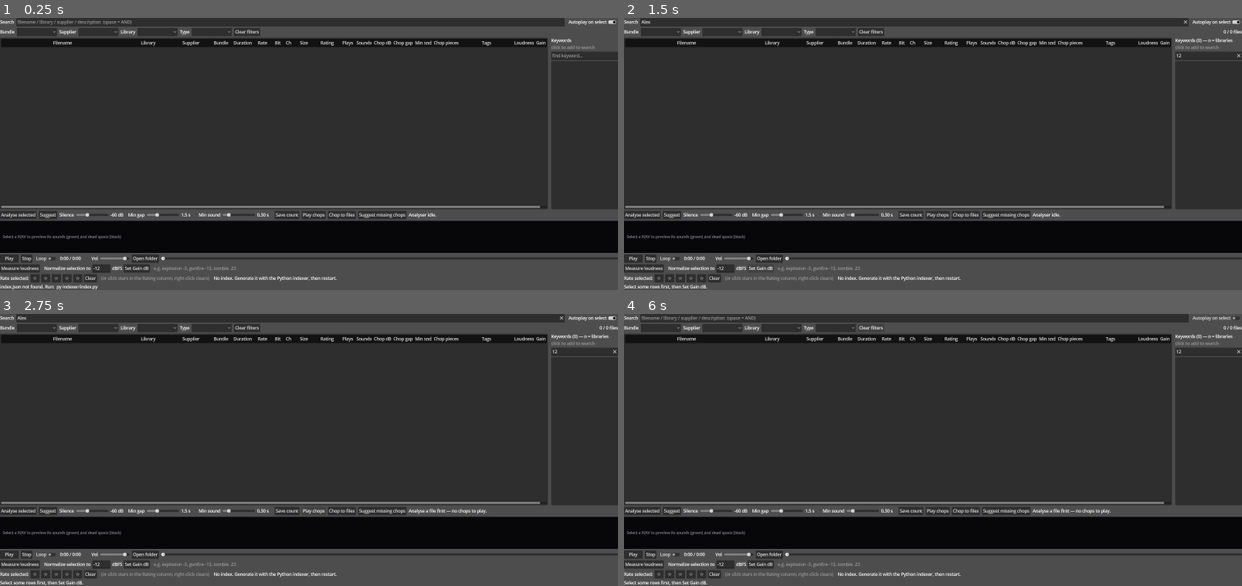
Above: before the commit, frames 1-4 (two rows, left to right).
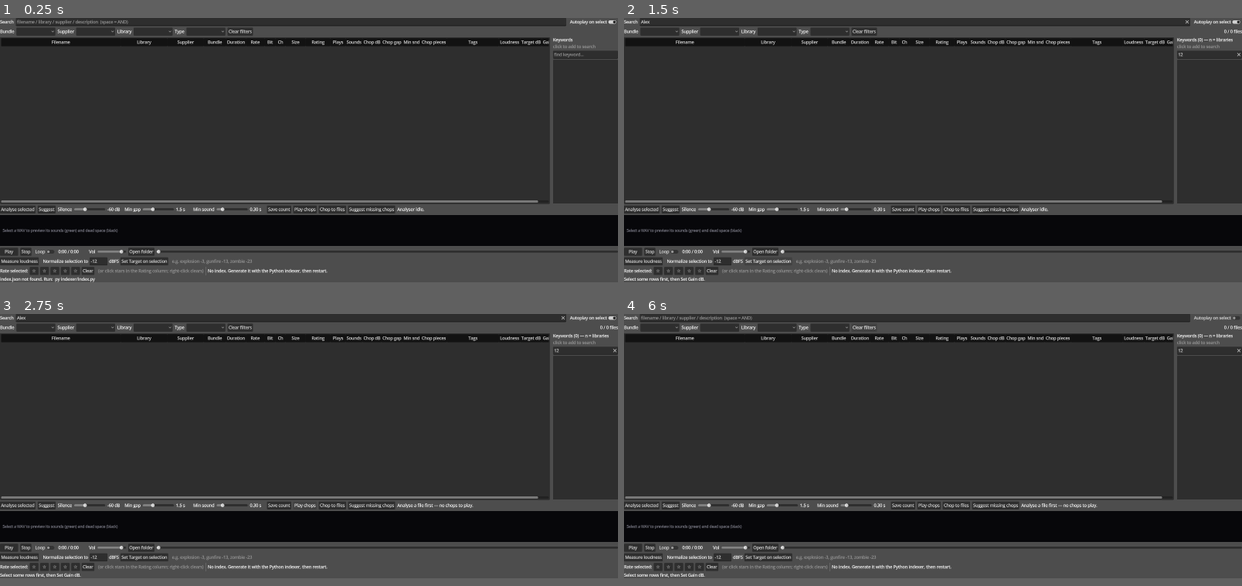
Above: after the commit, the same moments.

Repository: benedictcarter/sound_lib
Game: Godot game, scene res://main.tscn
The game is run twice, just before and just after one commit, with the same random seed, the same clock (stepped at 60 frames per second) and the same inputs.
Inputs (mouse positions are in pixels of both pictures, inside the frame that each line leads up to):
- Up to frame 1 (0.25 s): no input
- Up to frame 2 (1.5 s): click (914, 23) at 0.52 s; type "Alex" at 0.6 s; click (1211, 56) at 0.75 s; type "12" at 0.83 s; click "Set Gain dB" (after the commit: "Set Target on selection") at 1.25 s
- Up to frame 3 (2.75 s): click "Play chops" at 2 s
- Up to frame 4 (6 s): click "Play chops" at 2.75 s; click "Play" at 3.5 s; click "Play" at 4.25 s; click "Autoplay on select" at 5 s; click "Clear filters" at 5.75 s
In our replay, the window is 800x352 before the commit and 800x342 after it. These sizes can differ from the game's own. Grey fills any space a smaller window leaves; there, only what the larger window draws over its background counts as a difference.

The runs differ from the first frame. In frame 1, 12% of the frame differs, in the area x 0-100%, y 0-100%; in frame 2, 12%; in frame 3, 12%; in frame 4, 12%.

Commit message:
Add persistent Target dB column (loudness target -> auto Gain dB, clip-safe)
Target dB (userdata target_db, editable) is the desired LOUDNESS a track should
play at. It auto-drives Gain dB = clamp(target - measured_rms, capped at -peak)
so it never clips -- _apply_target_to_gain runs on edit (_on_target_db_edited),
bulk type/paste (_cell_set), 'Set Target on selection' (_normalize_selection),
and after re-measuring loudness (_recompute_targets in _lm_finished). Userdata
writes are batched (helper is memory-only; callers save once). _target_gain
returns [gain, capped]; clearing a target erases the key (getter treats
null/missing as unset).

Key concept baked into the UX: peak != loudness, so balance by matching loudness
(equal Target), not peak; peak is only the clip guard.

Co-Authored-By: Claude Opus 4.8 <noreply@anthropic.com>

Diff:
--- a/app/main.gd
+++ b/app/main.gd
@@ -22,30 +22,31 @@
 const COL_CHOP_N := 15  # resulting chop pieces at those settings (chopping.json)
 const COL_TAGS := 16    # user data (your own keywords; editable inline)
 const COL_LOUDNESS := 17 # measured integrated loudness, dBFS (loudness.json; read-only)
-const COL_GAIN_DB := 18 # user data: per-track playback gain in dB (for level balancing)
-const COL_COUNT := 19
+const COL_TARGET_DB := 18 # user data: desired loudness (dBFS); auto-fills Gain dB
+const COL_GAIN_DB := 19 # user data: per-track applied playback gain in dB
+const COL_COUNT := 20
 
 const COL_TITLES := [
 	"Filename", "Library", "Supplier", "Bundle",
 	"Duration", "Rate", "Bit", "Ch", "Size", "Rating", "Plays", "Sounds",
-	"Chop dB", "Chop gap", "Min snd", "Chop pieces", "Tags", "Loudness", "Gain dB",
+	"Chop dB", "Chop gap", "Min snd", "Chop pieces", "Tags", "Loudness", "Target dB", "Gain dB",
 ]
 # Which record field each column sorts/reads. Bundle, Rating, Plays, Sounds,
-# Chop dB/gap/snd/pieces, Tags, Loudness and Gain dB are special-cased in _sort_value.
+# Chop dB/gap/snd/pieces, Tags, Loudness, Target dB and Gain dB are special-cased.
 const COL_FIELD := [
 	"filename", "library", "supplier", "bundle",
-	"duration", "sample_rate", "bit_depth", "channels", "size", "", "", "", "", "", "", "", "", "", "",
+	"duration", "sample_rate", "bit_depth", "channels", "size", "", "", "", "", "", "", "", "", "", "", "",
 ]
 const NUMERIC_COLS := [COL_DURATION, COL_RATE, COL_BIT, COL_CH, COL_SIZE,
 	COL_RATING, COL_PLAYS, COL_SOUNDS, COL_CHOP_DB, COL_CHOP_GAP, COL_CHOP_SND, COL_CHOP_N,
-	COL_LOUDNESS, COL_GAIN_DB]
+	COL_LOUDNESS, COL_TARGET_DB, COL_GAIN_DB]
 # Columns that support spreadsheet-style multi-cell editing (copy/paste/Del/type
 # across a selection). Driven by the SELECTED column, not hard-wired to Tags.
-const SEL_EDIT_COLS := [COL_TAGS, COL_GAIN_DB]
+const SEL_EDIT_COLS := [COL_TAGS, COL_TARGET_DB, COL_GAIN_DB]
 # Columns you can edit (inline or by clicking) — tinted a touch lighter so the
 # editable cells stand out from the read-only metadata.
 const EDITABLE_COLS := [COL_RATING, COL_CHOP_DB, COL_CHOP_GAP, COL_CHOP_SND,
-	COL_TAGS, COL_GAIN_DB]
+	COL_TAGS, COL_TARGET_DB, COL_GAIN_DB]
 const EDIT_CELL_BG := Color(1, 1, 1, 0.08)   # subtle lighter overlay on editable cells
 
 # Tokens ignored by the keyword analysis: English filler + audio/file-format
@@ -69,7 +70,7 @@
 const KW_MIN_LEN := 2       # ignore 1-char tokens
 
 # Default column widths (indices match COL_*). Columns are resizable at runtime.
-const COL_DEFAULT_W := [460, 180, 140, 85, 65, 72, 42, 38, 78, 95, 58, 60, 70, 72, 70, 80, 200, 82, 64]
+const COL_DEFAULT_W := [460, 180, 140, 85, 65, 72, 42, 38, 78, 95, 58, 60, 70, 72, 70, 80, 200, 82, 66, 64]
 const COL_MIN_W := 28       # smallest a column can be dragged to
 const RESIZE_GRAB := 6      # px tolerance around a divider to start a resize
 
@@ -526,9 +527,9 @@
 	dbfs_lab.text = "dBFS"
 	lbar.add_child(dbfs_lab)
 	var norm_btn := Button.new()
-	norm_btn.text = "Set Gain dB"
-	norm_btn.tooltip_text = "Set Gain dB on the selected rows so each plays at the " \
-		+ "target loudness (capped so nothing clips). Needs measured loudness."
+	norm_btn.text = "Set Target on selection"
+	norm_btn.tooltip_text = "Set this Target dB on the selected rows (and recompute " \
+		+ "their Gain dB to hit it, capped so nothing clips). Needs measured loudness."
 	norm_btn.pressed.connect(_normalize_selection)
 	lbar.add_child(norm_btn)
 
@@ -957,6 +958,9 @@
 		return _get_tags(rec)
 	if col == COL_GAIN_DB:
 		return _get_gain_db(rec)
+	if col == COL_TARGET_DB:
+		var t := _get_target_db(rec)
+		return t if not is_nan(t) else -999.0
 	if col == COL_LOUDNESS:
 		var r := _loudness_rms(rec)
 		return r if not is_nan(r) else -999.0
@@ -1024,7 +1028,7 @@
 		_apply_loudness_cell(it, rec)
 		for c in [COL_DURATION, COL_RATE, COL_BIT, COL_CH, COL_SIZE, COL_PLAYS,
 				COL_SOUNDS, COL_CHOP_DB, COL_CHOP_GAP, COL_CHOP_SND, COL_CHOP_N,
-				COL_LOUDNESS, COL_GAIN_DB]:
+				COL_LOUDNESS, COL_TARGET_DB, COL_GAIN_DB]:
 			it.set_text_alignment(c, HORIZONTAL_ALIGNMENT_RIGHT)
 		for c in EDITABLE_COLS:                 # tint editable cells a touch lighter
 			it.set_custom_bg_color(c, EDIT_CELL_BG)
@@ -1050,12 +1054,17 @@
 	it.set_text(COL_TAGS, _get_tags(rec))
 	it.set_editable(COL_TAGS, true)            # double-click to edit
 	it.set_tooltip_text(COL_TAGS, "Double-click to edit. Separate keywords with spaces or commas.")
+	it.set_text(COL_TARGET_DB, _fmt_target(_get_target_db(rec)))
+	it.set_editable(COL_TARGET_DB, true)
+	it.set_tooltip_text(COL_TARGET_DB,
+		"Desired loudness (dBFS, ≤ 0). The app sets Gain dB so this track plays at " \
+		+ "that loudness — capped so it never clips. Set the same target on sounds " \
+		+ "you want equally loud (needs measured Loudness). Blank = use Gain dB directly.")
 	it.set_text(COL_GAIN_DB, _fmt_gain(_get_gain_db(rec)))
 	it.set_editable(COL_GAIN_DB, true)
 	it.set_tooltip_text(COL_GAIN_DB,
-		"Per-track playback gain in dB, for balancing levels against each other " \
-		+ "(e.g. explosion 0, gunfire -10, zombie -20). Negative = quieter (no " \
-		+ "clipping); positive boosts and may clip. Blank = 0 (unchanged).")
+		"Applied playback gain in dB (auto-filled from Target dB when set, else " \
+		+ "manual). Negative = quieter (no clipping); positive may clip. Blank = 0.")
 
 
 # ===========================================================================
@@ -1094,7 +1103,8 @@
 func _on_row_activated() -> void:
 	# Double-click plays -- except on the editable Rating/Tags/Chop cells, where
 	# a double-click opens the editor / sets a rating instead of playing.
-	if _last_click_col in [COL_RATING, COL_TAGS, COL_CHOP_DB, COL_CHOP_GAP, COL_CHOP_SND, COL_GAIN_DB]:
+	if _last_click_col in [COL_RATING, COL_TAGS, COL_CHOP_DB, COL_CHOP_GAP, COL_CHOP_SND,
+			COL_TARGET_DB, COL_GAIN_DB]:
 		return
 	_play_selected()
 
@@ -1113,7 +1123,7 @@
 			_apply_rating(rec, it, _star_at(it, pos.x))
 		return                                 # never play when rating
 	if col == COL_TAGS or col == COL_CHOP_DB or col == COL_CHOP_GAP or col == COL_CHOP_SND \
-			or col == COL_GAIN_DB:
+			or col == COL_TARGET_DB or col == COL_GAIN_DB:
 		return                                 # let the inline editor handle it
 	# Don't autoplay while Shift/Ctrl-extending a selection range.
 	var ranging := Input.is_key_pressed(KEY_SHIFT) or Input.is_key_pressed(KEY_CTRL)
@@ -1133,6 +1143,8 @@
 		_on_chop_edited(rec, it, col)
 	elif col == COL_GAIN_DB:
 		_on_gain_db_edited(rec, it)
+	elif col == COL_TARGET_DB:
+		_on_target_db_edited(rec, it)
 
 
 # ===========================================================================
@@ -1574,6 +1586,12 @@
 	return "" if is_equal_approx(v, 0.0) else str(snappedf(v, 0.1))
 
 
+# Target formatting differs: 0 dBFS is a real target (loudest), so only an UNSET
+# target (NAN) shows blank.
+func _fmt_target(v: float) -> String:
+	return "" if is_nan(v) else str(snappedf(v, 0.1))
+
+
 # Inline edit of the Gain dB cell. Any number; blank = 0. Clamped to a sane
 # range; a positive value warns (it may clip).
 func _on_gain_db_edited(rec: Variant, it: TreeItem) -> void:
@@ -1592,6 +1610,89 @@
 	if rec == _playing_rec:                    # live-apply to the current track
 		_play_gain_db = v
 		_apply_volume()
+
+
+# Desired loudness (dBFS) the track should play at, or NAN if not set.
+func _get_target_db(rec: Variant) -> float:
+	if typeof(rec) != TYPE_DICTIONARY:
+		return NAN
+	var ud: Variant = _userdata.get(String(rec.get("path", "")))
+	if typeof(ud) == TYPE_DICTIONARY and ud.get("target_db") != null:
+		return float(ud["target_db"])
+	return NAN
+
+
+# The Gain dB that makes a track play at its Target loudness: target − measured
+# RMS, but capped at −peak so the peak never crosses 0 dBFS (no clipping). NAN if
+# the track has no target or hasn't been measured. Returns [gain, capped].
+func _target_gain(rec: Variant) -> Array:
+	var t := _get_target_db(rec)
+	if is_nan(t):
+		return [NAN, false]
+	var rms := _loudness_rms(rec)
+	var peak := _loudness_peak(rec)
+	if is_nan(rms) or is_nan(peak):
+		return [NAN, false]
+	var g := t - rms
+	var max_clean := 0.0 - peak
+	var capped := g > max_clean
+	g = clampf(minf(g, max_clean), GAIN_DB_MIN, GAIN_DB_MAX)
+	return [snappedf(g, 0.1), capped]
+
+
+# Recompute + store Gain dB from a row's Target (if measured). Updates the Gain
+# cell and live playback. Returns 0 = no target, 1 = applied, -1 = unmeasured.
+func _apply_target_to_gain(rec: Variant, it: TreeItem) -> int:
+	if is_nan(_get_target_db(rec)):
+		return 0
+	var res := _target_gain(rec)
+	if is_nan(res[0]):
+		return -1                              # has a target but no measurement yet
+	var g: float = res[0]
+	var key := String(rec.get("path", ""))      # write in memory; caller saves once
+	var ud: Dictionary = _userdata.get(key, {})
+	ud["gain_db"] = g
+	_userdata[key] = ud
+	if it != null and is_instance_valid(it):
+		it.set_text(COL_GAIN_DB, _fmt_gain(g))
+	if rec == _playing_rec:
+		_play_gain_db = g
+		_apply_volume()
+	return 1
+
+
+# Inline edit of the Target dB cell. Stores the target (blank clears it) and
+# recomputes Gain dB to hit that loudness, clip-safe.
+func _on_target_db_edited(rec: Variant, it: TreeItem) -> void:
+	if typeof(rec) != TYPE_DICTIONARY:
+		return
+	var txt := it.get_text(COL_TARGET_DB).strip_edges()
+	if txt == "":
+		var k := String(rec.get("path", ""))       # clear target; leave Gain as-is
+		var u: Dictionary = _userdata.get(k, {})
+		u.erase("target_db")
+		_userdata[k] = u
+		_save_userdata()
+		it.set_text(COL_TARGET_DB, "")
+		return
+	if not txt.is_valid_float():
+		_status_label.text = "Target dB must be a number, dBFS (got \"%s\")." % txt
+		it.set_text(COL_TARGET_DB, _fmt_target(_get_target_db(rec)))
+		return
+	var t := txt.to_float()
+	var key := String(rec.get("path", ""))
+	var ud: Dictionary = _userdata.get(key, {})
+	ud["target_db"] = t
+	_userdata[key] = ud
+	it.set_text(COL_TARGET_DB, _fmt_target(t))
+	var r := _apply_target_to_gain(rec, it)
+	_save_userdata()                            # persist target + recomputed gain
+	if r == -1:
+		_status_label.text = "Target set. Run 'Measure loudness' to apply it (no measurement yet)."
+	else:
+		var res := _target_gain(rec)
+		if res.size() == 2 and res[1]:
+			_status_label.text = "Target %s dBFS would clip this file — Gain dB capped to its max clean level." % txt
 
 
 func _set_userdata(rec: Variant, field: String, value: Variant) -> void:
@@ -1645,6 +1746,8 @@
 			return _get_tags(rec)
 		COL_GAIN_DB:
 			return _fmt_gain(_get_gain_db(rec))
+		COL_TARGET_DB:
+			return _fmt_target(_get_target_db(rec))
 	return ""
 
 
@@ -1675,6 +1778,21 @@
 				_play_gain_db = v
 				_apply_volume()
 			return true
+		COL_TARGET_DB:
+			var s2 := raw.strip_edges()
+			var ud3: Dictionary = _userdata.get(key, {})
+			if s2 == "":
+				ud3.erase("target_db")              # clear the target
+				_userdata[key] = ud3
+				it.set_text(COL_TARGET_DB, "")
+				return true
+			if not s2.is_valid_float():
+				return false
+			ud3["target_db"] = s2.to_float()
+			_userdata[key] = ud3
+			it.set_text(COL_TARGET_DB, _fmt_target(s2.to_float()))
+			_apply_target_to_gain(rec, it)          # recompute Gain dB (if measured)
+			return true
 	return false
 
 
@@ -2095,7 +2213,26 @@
 	_lm_busy = false
 	_lm_btn.disabled = false
 	_reload_loudness_cells()
-	_status_label.text = "Loudness measurement complete."
+	var applied := _recompute_targets()        # newly-measured files with a target -> Gain dB
+	var extra := "  (%d targeted rows updated)" % applied if applied > 0 else ""
+	_status_label.text = "Loudness measurement complete.%s" % extra
+
+
+# After (re)measuring, recompute Gain dB for every visible row that has a Target.
+func _recompute_targets() -> int:
+	var root := _tree.get_root()
+	if root == null:
+		return 0
+	var applied := 0
+	var it := root.get_first_child()
+	while it != null:
+		var rec: Variant = it.get_metadata(0)
+		if typeof(rec) == TYPE_DICTIONARY and _apply_target_to_gain(rec, it) == 1:
+			applied += 1
+		it = it.get_next()
+	if applied > 0:
+		_save_userdata()
+	return applied
 
 
 func _reload_loudness_cells() -> void:
@@ -2133,28 +2270,24 @@
 	var capped := 0
 	for row in items:
 		var rec: Dictionary = row.get_metadata(0)
-		var rms := _loudness_rms(rec)
-		var peak := _loudness_peak(rec)
-		if is_nan(rms) or is_nan(peak):
+		var key := String(rec.get("path", ""))
+		var ud: Dictionary = _userdata.get(key, {})
+		ud["target_db"] = target                 # persistent target (saved once below)
+		_userdata[key] = ud
+		row.set_text(COL_TARGET_DB, _fmt_target(target))
+		var r := _apply_target_to_gain(rec, row)
+		if r == -1:
 			unmeasured += 1
-			continue
-		var gain := target - rms                 # bring this file's loudness to target
-		var max_clean := 0.0 - peak              # most boost before the peak clips
-		if gain > max_clean:
-			gain = max_clean                     # cap: play as loud as possible, no clip
-			capped += 1
-		gain = clampf(gain, GAIN_DB_MIN, GAIN_DB_MAX)
-		_set_userdata(rec, "gain_db", snappedf(gain, 0.1))
-		row.set_text(COL_GAIN_DB, _fmt_gain(snappedf(gain, 0.1)))
-		if rec == _playing_rec:
-			_play_gain_db = snappedf(gain, 0.1)
-			_apply_volume()
-		n += 1
-	var msg := "Set Gain dB on %d row%s for target %s dBFS." % [n, "" if n == 1 else "s", ttxt]
+		elif r == 1:
+			n += 1
+			if _target_gain(rec)[1]:
+				capped += 1
+	_save_userdata()
+	var msg := "Target %s dBFS set on %d row%s." % [ttxt, items.size(), "" if items.size() == 1 else "s"]
 	if capped > 0:
 		msg += "  %d capped to avoid clipping." % capped
 	if unmeasured > 0:
-		msg += "  %d not measured yet (run Measure loudness)." % unmeasured
+		msg += "  %d not measured yet (run Measure loudness, then it applies)." % unmeasured
 	_status_label.text = msg
 
 
Not shown, changed: CLAUDE.md
Not shown, changed: README.md
